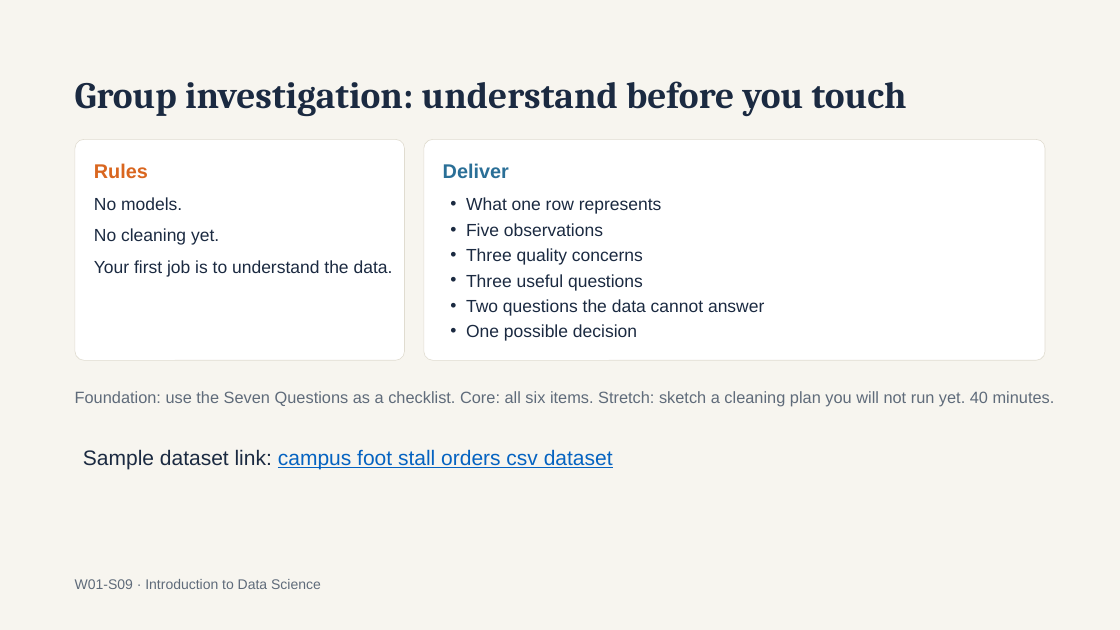
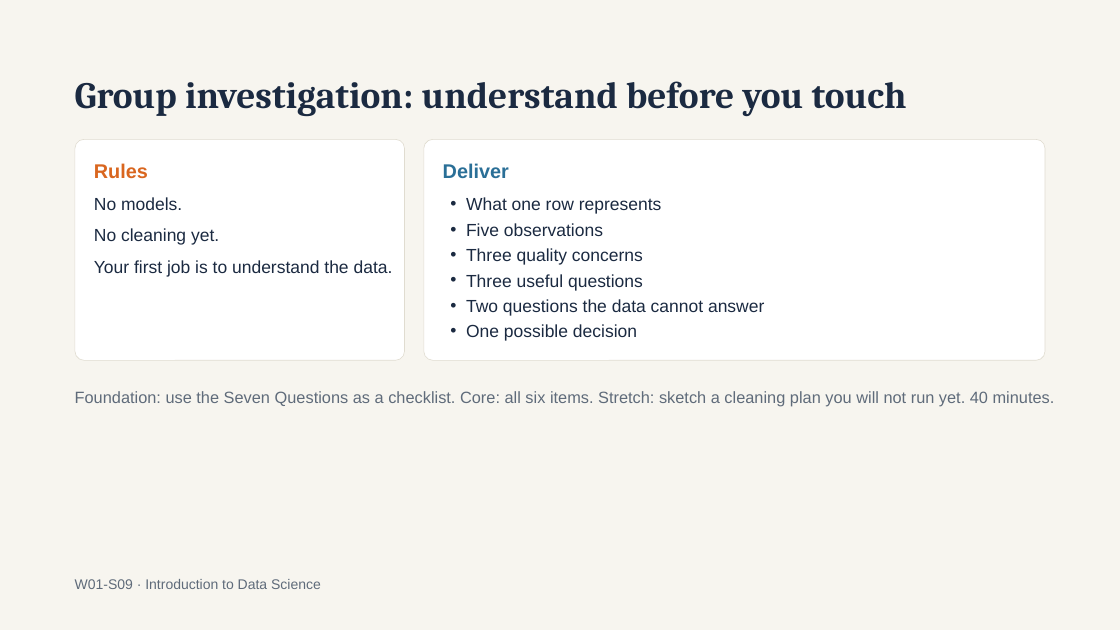
Before and after one commit to a6dulrauf/introduction-to-data-science-fall26, a slide deck: slide 15 of week 1/Intro to Data Science — Week 1 What Is Data Science.pptx (slide 9 before the commit). Drawn at 1120x630 pixels with LibreOffice and Linux fonts; fonts in the diff are those of the drawing. Boxes give left, top, right and bottom in pixels: in the first picture for what was removed or moved away, otherwise in the second. Text is boxed around its words. In the diff, an @@ line names an element or a change of style, - is before the commit and + after.

```diff
--- a/week 1/Intro to Data Science — Week 1 What Is Data Science.pptx
+++ b/week 1/Intro to Data Science — Week 1 What Is Data Science.pptx
@@ text removed at bbox=[83, 449, 613, 469] @@
-Sample dataset link: campus foot stall orders csv dataset
```
Also in this commit, not shown: 1 other slide changed, 8 slides added, 3 other files.
